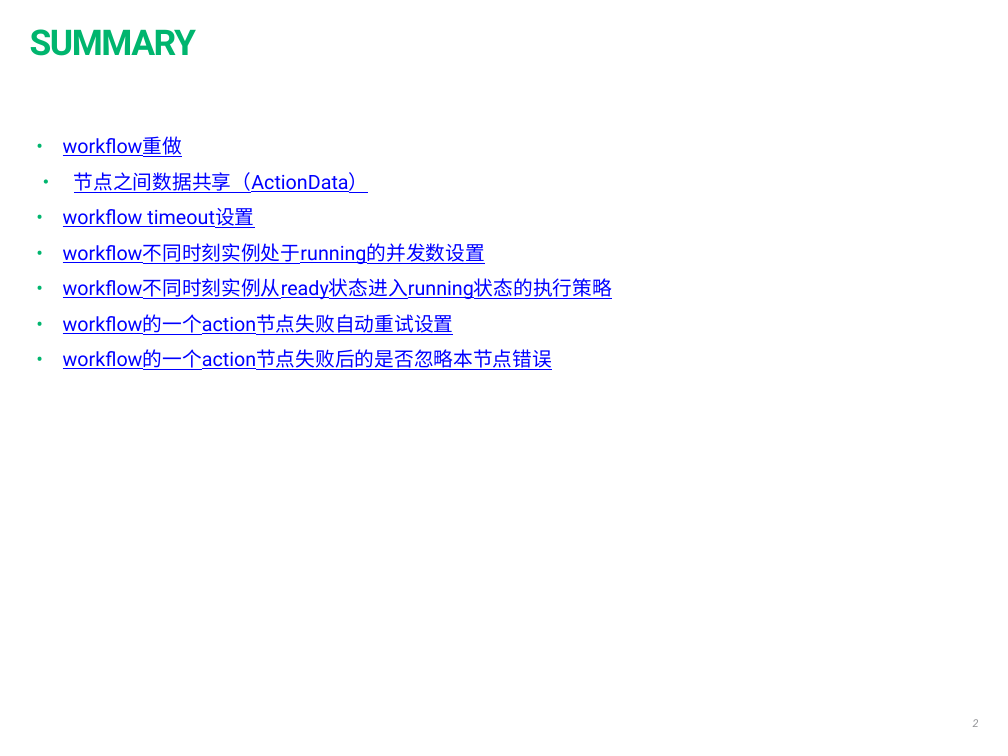
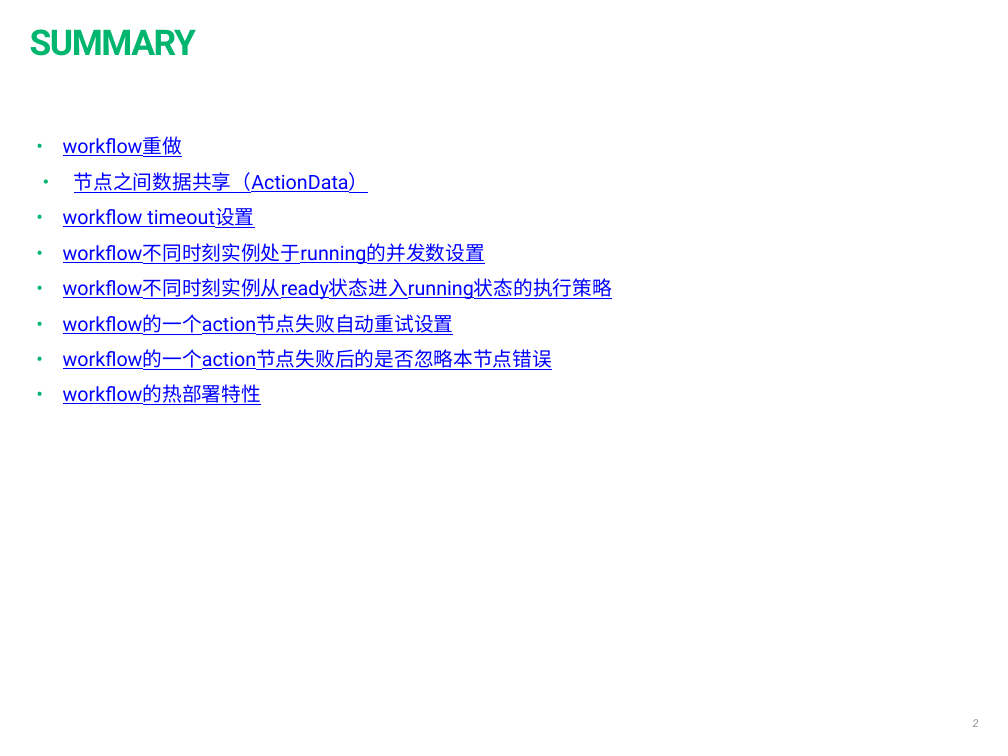
Before and after one commit to shuhuai007/wordcount, a slide deck: slide 2 of oozie-doc/investigate/oozie-feature-summary.pptx. Drawn at 1008x756 pixels with LibreOffice and Linux fonts; fonts in the diff are those of the drawing. Boxes give left, top, right and bottom in pixels: in the first picture for what was removed or moved away, otherwise in the second. Text is boxed around its words. In the diff, an @@ line names an element or a change of style, - is before the commit and + after.

Commit message:
modify oozie feature summary

```diff
--- a/oozie-doc/investigate/oozie-feature-summary.pptx
+++ b/oozie-doc/investigate/oozie-feature-summary.pptx
@@ text at <box>63,384,261,405</box>: paragraph added @@
+• workflow的热部署特性
```
Also in this commit, not shown: 1 other slide changed, 1 slide added, 1 other file.
